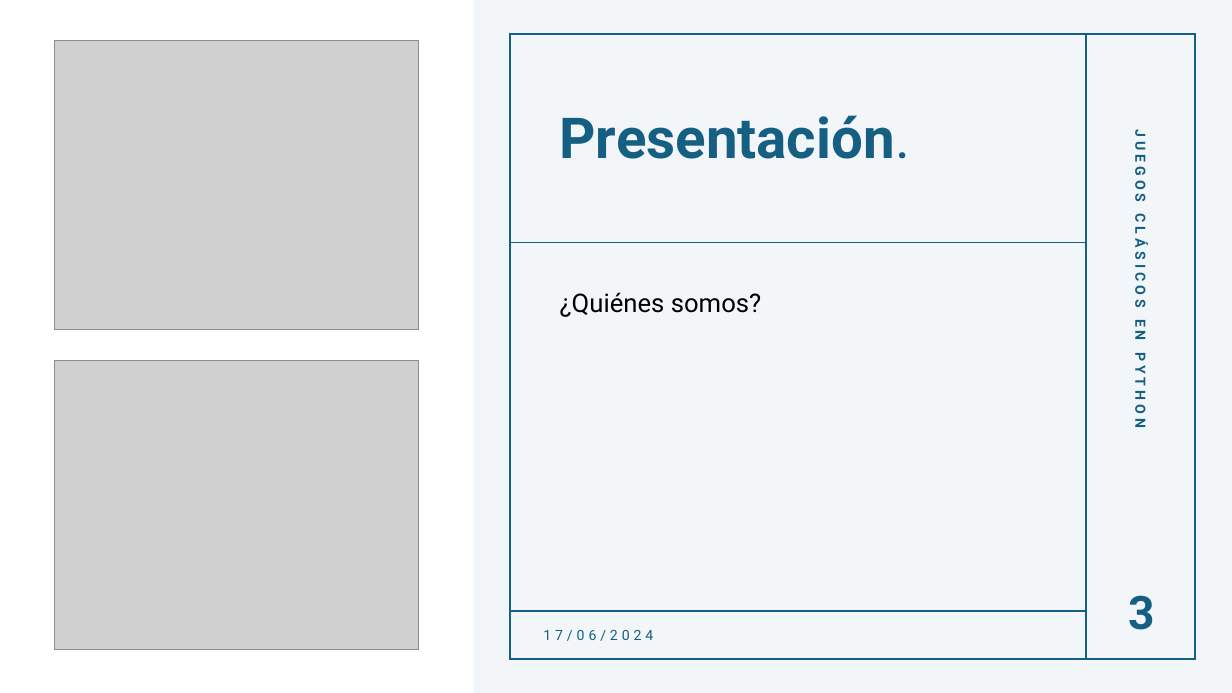
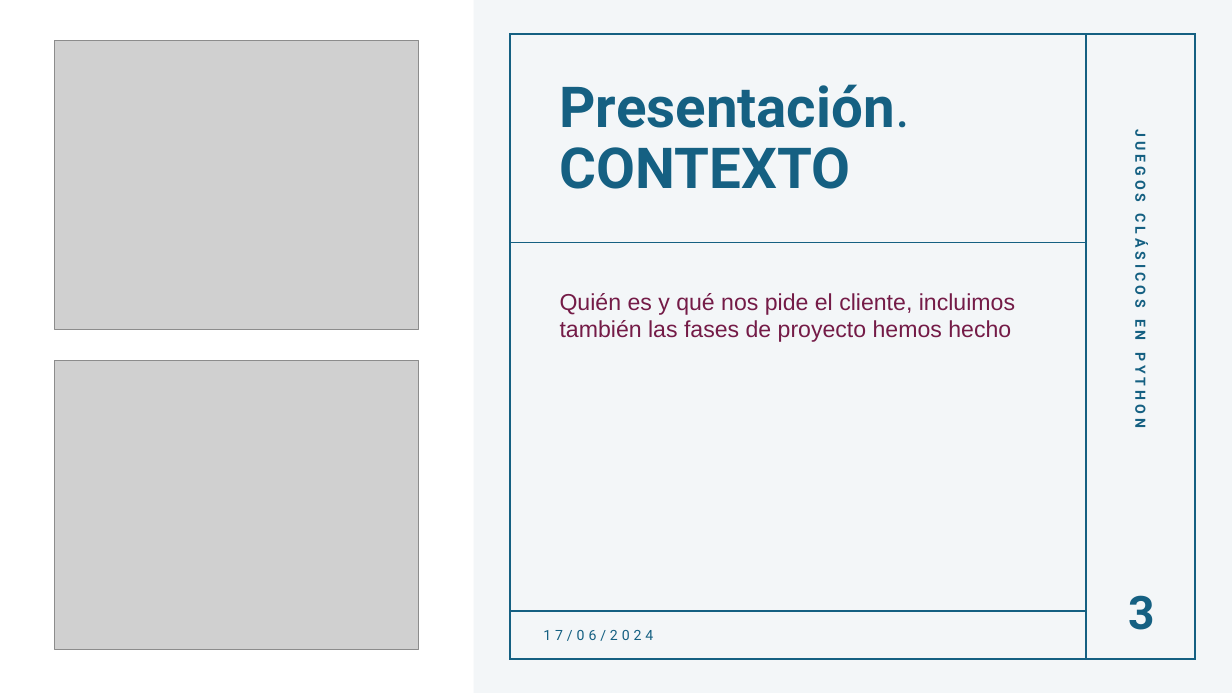
Before and after one commit to MaPitelli/proyecto-da-promo-i-modulo-1-team-2, a slide deck: slide 3 of Demo_2 Scrum.pptx (slide 9 before the commit). Drawn at 1232x693 pixels with LibreOffice and Linux fonts; fonts in the diff are those of the drawing; grey boxes stand for pictures. Boxes give left, top, right and bottom in pixels: in the first picture for what was removed or moved away, otherwise in the second. Text is boxed around its words. In the diff, an @@ line names an element or a change of style, - is before the commit and + after.

```diff
--- a/Demo_2 Scrum.pptx
+++ b/Demo_2 Scrum.pptx
@@ title at [560,84,911,189]: text changed @@
-Presentación.
+Presentación. CONTEXTO
@@ text at [560,293,1015,342]: text changed; size 20 to 18 pt; font Roboto to Arial; text colour #000000 to #741B47 @@
-¿Quiénes somos?
+Quién es y qué nos pide el cliente, incluimos también las fases de proyecto hemos hecho
```
Also in this commit, not shown: 5 other slides changed.
